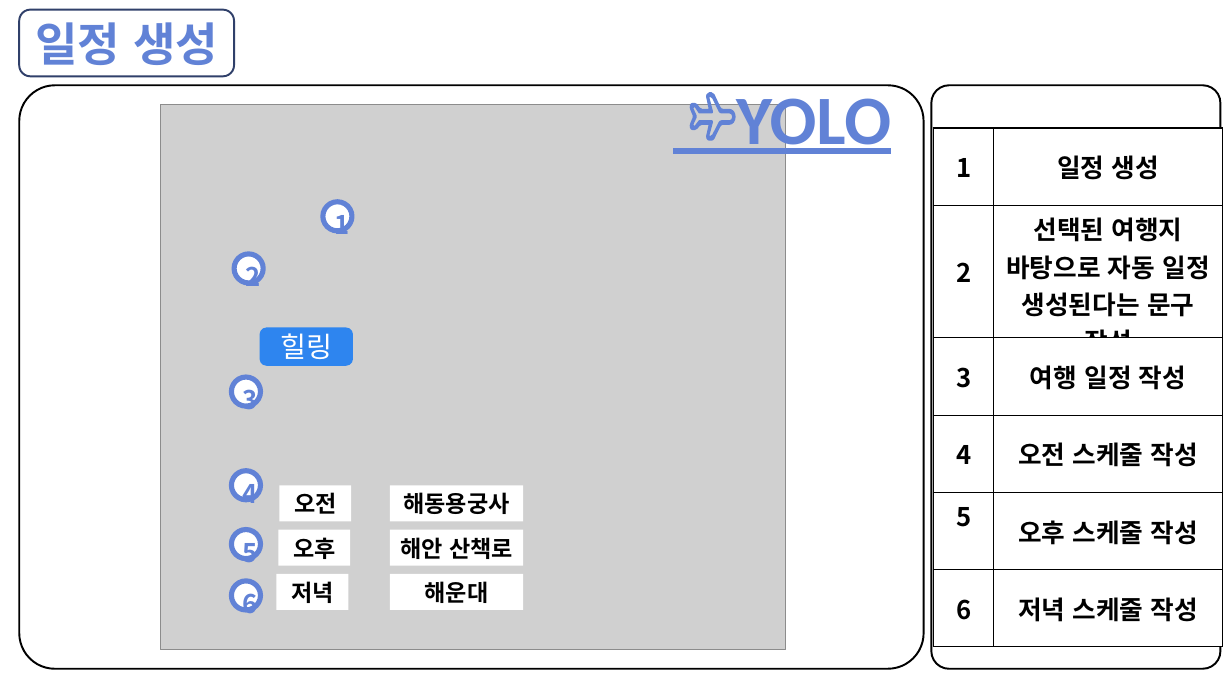
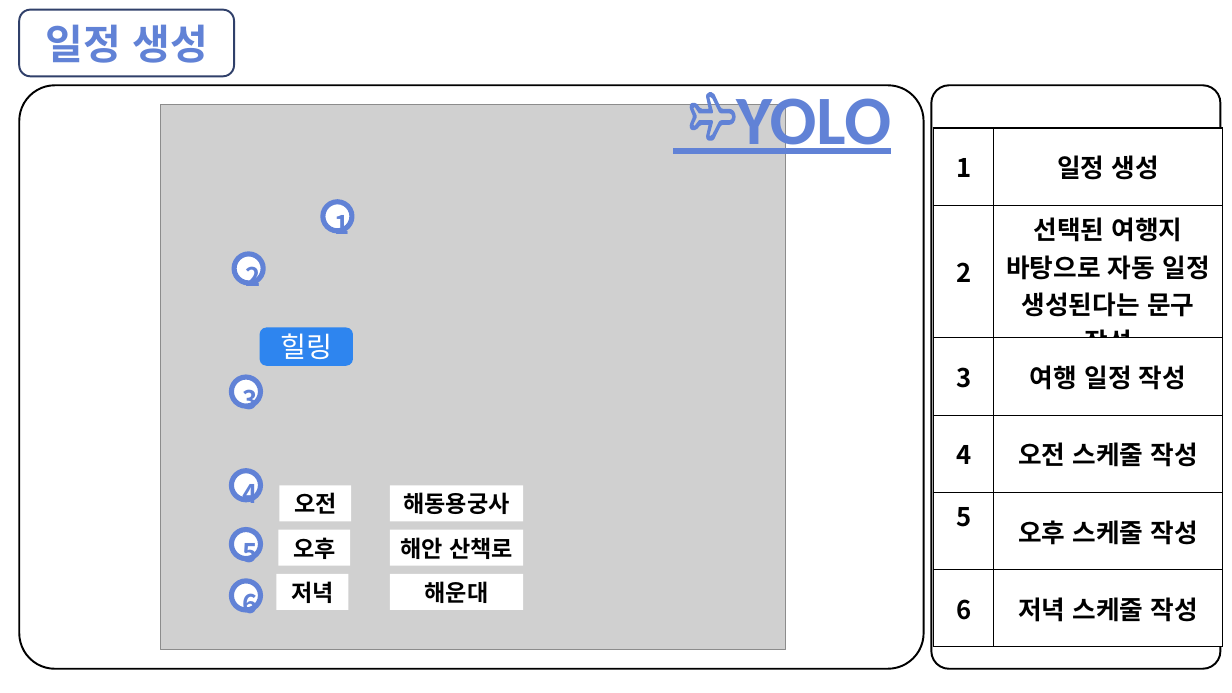
Before and after one commit to Ria007622/webtest, a slide deck: slide 9 of 2502110930 LMG.pptx (slide 11 before the commit). Drawn at 1232x693 pixels with LibreOffice and Linux fonts; fonts in the diff are those of the drawing; grey boxes stand for pictures. Boxes give left, top, right and bottom in pixels: in the first picture for what was removed or moved away, otherwise in the second. Text is boxed around its words. In the diff, an @@ line names an element or a change of style, - is before the commit and + after.

```diff
--- a/2502110930 LMG.pptx
+++ b/2502110930 LMG.pptx
@@ rounded rectangle "일정 생성" at box(19, 9, 235, 76): size 36 to 32 pt @@
```
Also in this commit, not shown: 9 other slides changed, 2 slides removed.
